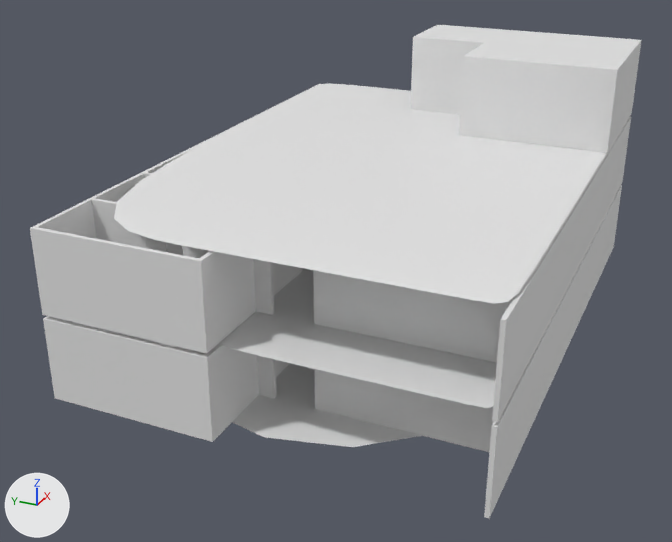
The Blender file Blender/Home2.blend, before and after one commit.
Before and after are seen from a 50 mm lens placed at (-6.84, -1.53, 5.63), pointed at (2.92, 2.86, 0.75). Lighting does not change. The marker at lower left points along +X, +Y and +Z.
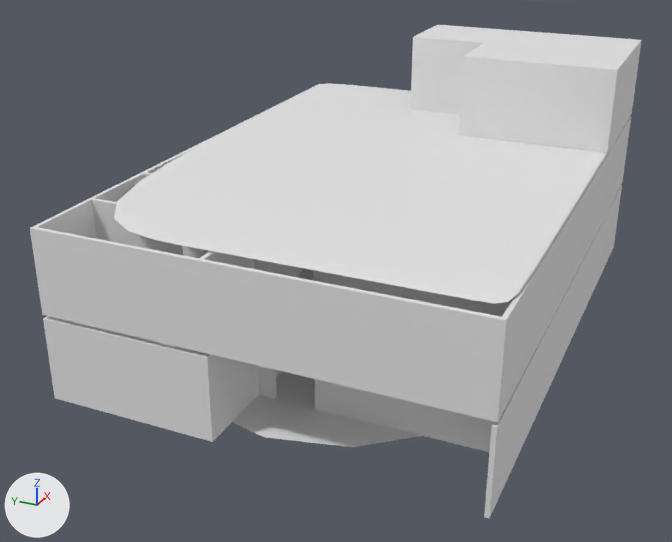
Changed parts and their boxes [x1, y1, x2, y2] in the pictures (672 x 542 px):
'OutsideWallSouth1.1', added: after [201, 259, 502, 421]
'Plane.001', unchanged, covered by the edit: before [219, 199, 614, 408]; after [296, 199, 614, 358]
'Cube.056', unchanged, covered by the edit: before [253, 259, 514, 363]; after [253, 259, 514, 317]
'Cube.057', unchanged, covered by the edit: [196, 251, 303, 353] in both

The change, as a diff of the scene's bpy script:
```diff
--- a/Blender/Home2.blend.py
+++ b/Blender/Home2.blend.py
@@ mat_material_007 @@
+mat_material_007 = principled_material('Material.007')
+mat_material_007.base_color = (0.8, 0.8, 0.8)  # white #e7e7e7
@@ me_cube_007 @@
+me_cube_007.from_pydata(...)  # a box spanning x -0.03..0.03, y 0.5..3.4, z -0.5..0.5
+me_cube_007.materials.append(mat_material_007)  # white #e7e7e7
@@ ob_outsidewallsouth1_1 @@
+ob_outsidewallsouth1_1 = bpy.data.objects.new('OutsideWallSouth1.1', me_cube_007)
+ob_outsidewallsouth1_1.location = (0.03, -0.45, 1.55)
+_m = ob_outsidewallsouth1_1.modifiers.new('Boolean', 'BOOLEAN')
```
